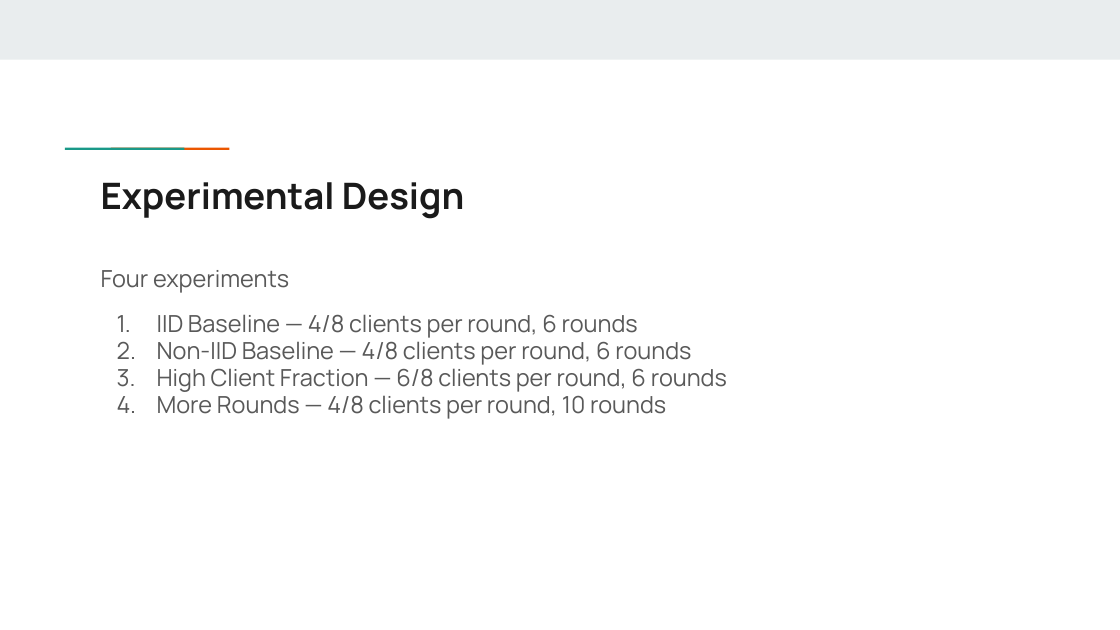
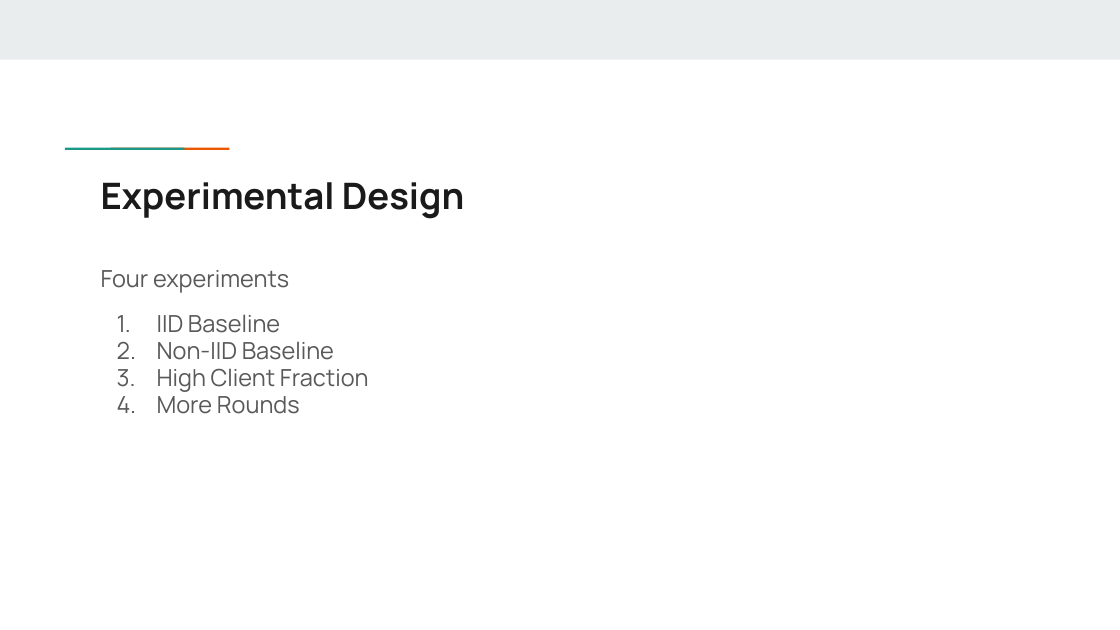
Before and after one commit to krish-patel1003/TDC-project, a slide deck: slide 9 of Team_16_PaperRex_Presentation.pptx. Drawn at 1120x630 pixels with LibreOffice and Linux fonts; fonts in the diff are those of the drawing. Boxes give left, top, right and bottom in pixels: in the first picture for what was removed or moved away, otherwise in the second. Text is boxed around its words. In the diff, an @@ line names an element or a change of style, - is before the commit and + after.

```diff
--- a/Team_16_PaperRex_Presentation.pptx
+++ b/Team_16_PaperRex_Presentation.pptx
@@ text at [157, 314, 369, 414]: text changed @@
-1. IID Baseline — 4/8 clients per round, 6 rounds
-2. Non-IID Baseline — 4/8 clients per round, 6 rounds
-3. High Client Fraction — 6/8 clients per round, 6 rounds
-4. More Rounds — 4/8 clients per round, 10 rounds
+1. IID Baseline
+2. Non-IID Baseline
+3. High Client Fraction
+4. More Rounds
```
Also in this commit, not shown: 10 other slides changed, 1 other file.
